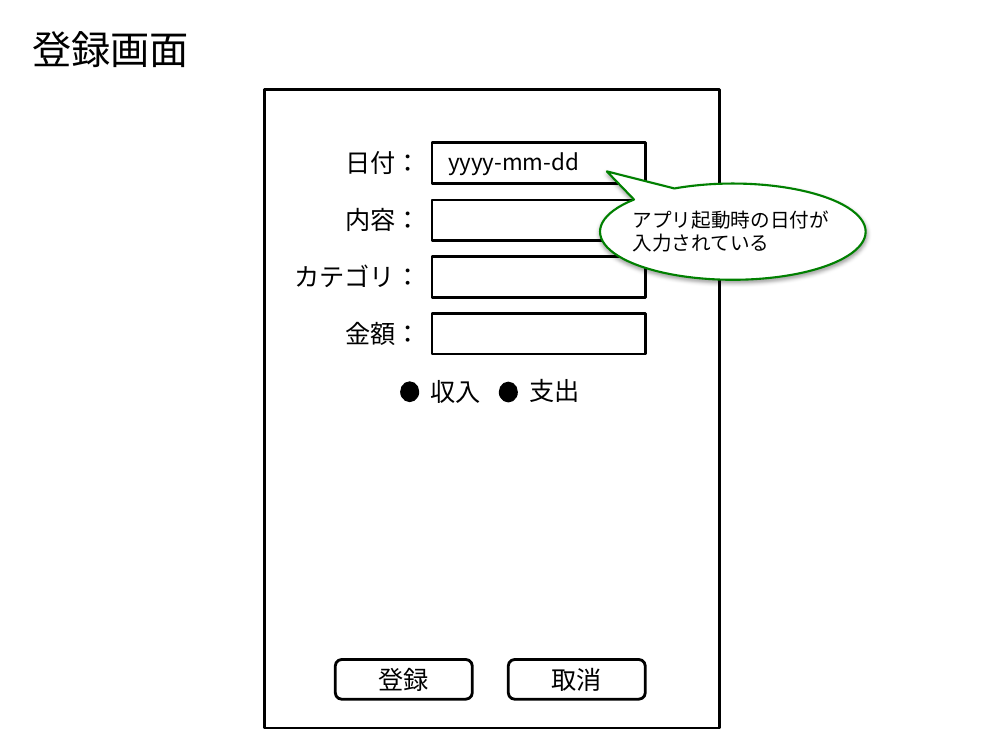
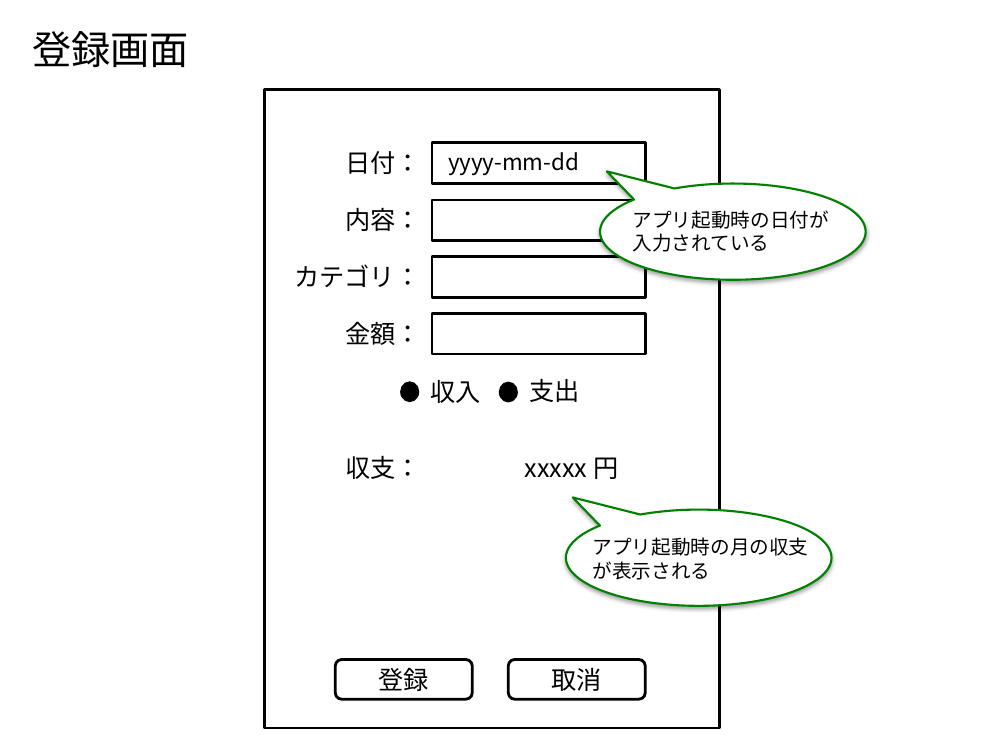
Before and after one commit to Leonis0813/chort, a slide deck: slide 2 of adhafera/interface/ui.pptx. Drawn at 1008x756 pixels with LibreOffice and Linux fonts; fonts in the diff are those of the drawing. Boxes give left, top, right and bottom in pixels: in the first picture for what was removed or moved away, otherwise in the second. Text is boxed around its words. In the diff, an @@ line names an element or a change of style, - is before the commit and + after.

```diff
--- a/adhafera/interface/ui.pptx
+++ b/adhafera/interface/ui.pptx
@@ text added at box(345, 455, 421, 479), 18 pt, text #000000 @@
+収支：
@@ text added at box(525, 457, 618, 479), 18 pt, text #000000 @@
+xxxxx 円
@@ speech bubble added at box(565, 510, 832, 606), fill #FFFFFF, outline #008000 1.5 pt @@
@@ text added at box(593, 537, 809, 580), 14 pt, text #000000 @@
+アプリ起動時の月の収支
+が表示される
```
Also in this commit, not shown: 2 other slides changed, 1 slide added, 13 other files.
